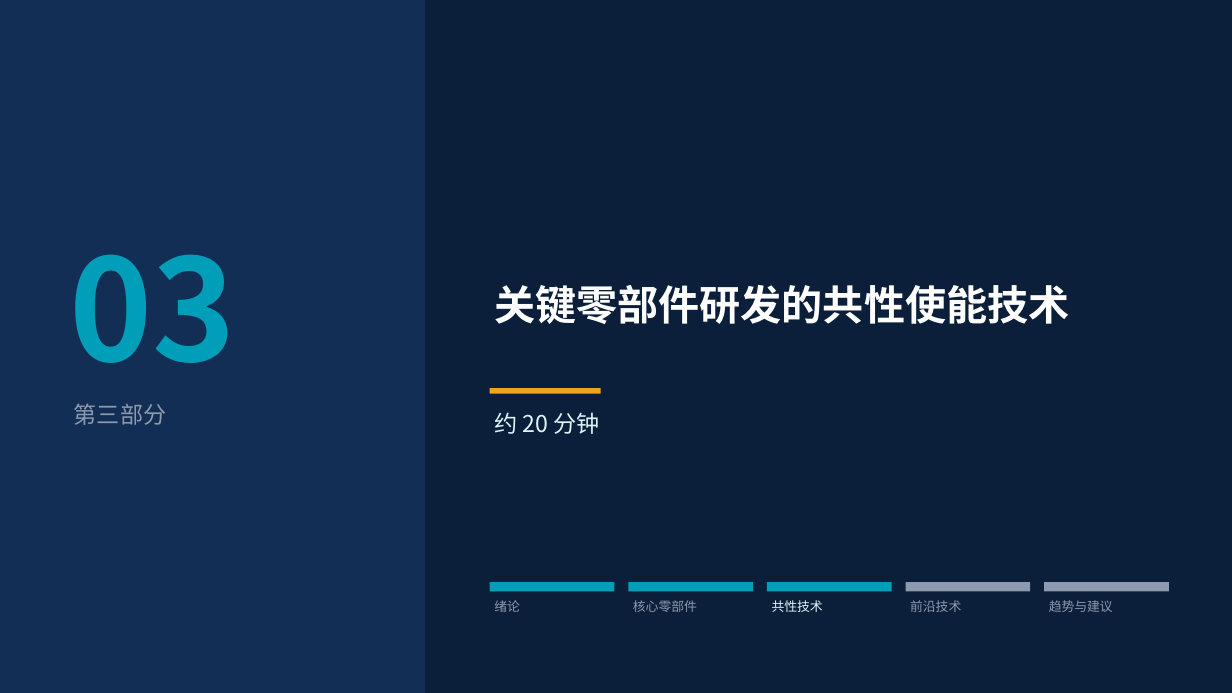
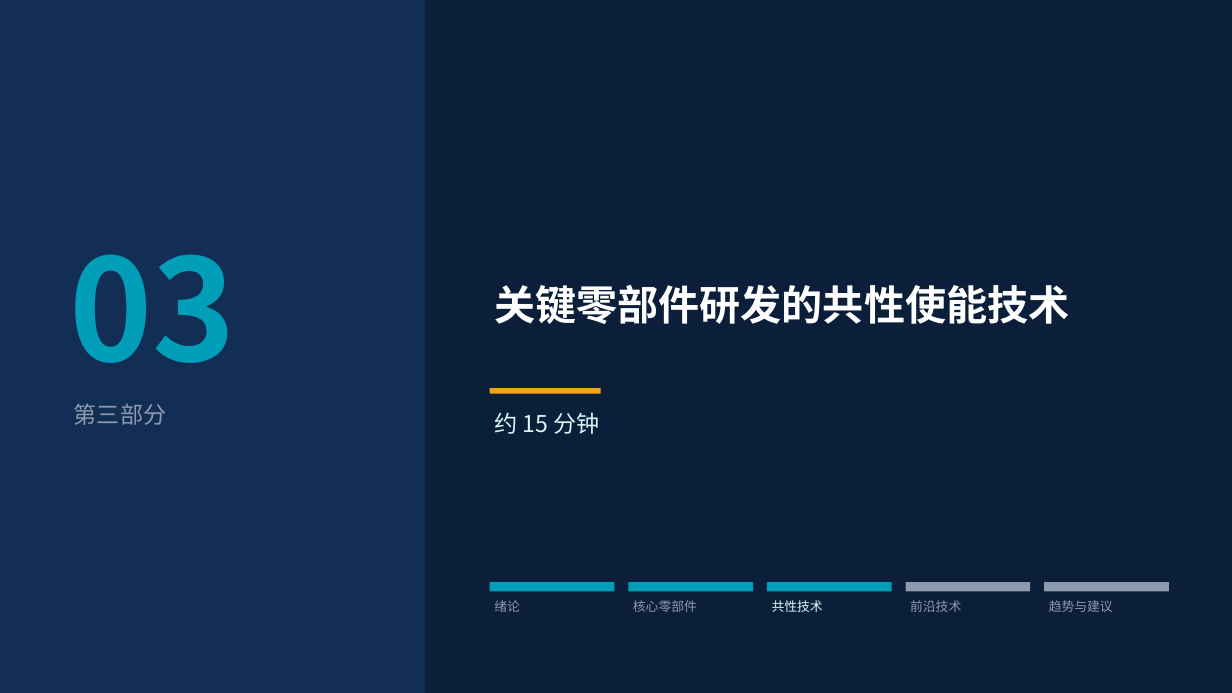
Before and after one commit to liuhaogo/API, a slide deck: slide 29 of 先进制造装备关键零部件研发及前沿技术.pptx. Drawn at 1232x693 pixels with LibreOffice and Linux fonts; fonts in the diff are those of the drawing. Boxes give left, top, right and bottom in pixels: in the first picture for what was removed or moved away, otherwise in the second. Text is boxed around its words. In the diff, an @@ line names an element or a change of style, - is before the commit and + after.

```diff
--- a/先进制造装备关键零部件研发及前沿技术.pptx
+++ b/先进制造装备关键零部件研发及前沿技术.pptx
@@ text at [494, 412, 599, 434]: text changed @@
-约 20 分钟
+约 15 分钟
```
Also in this commit, not shown: 2 other slides changed, 2 other files.
